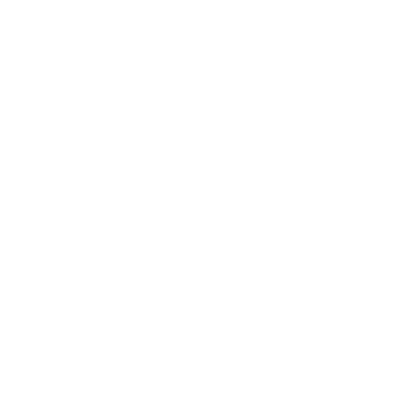
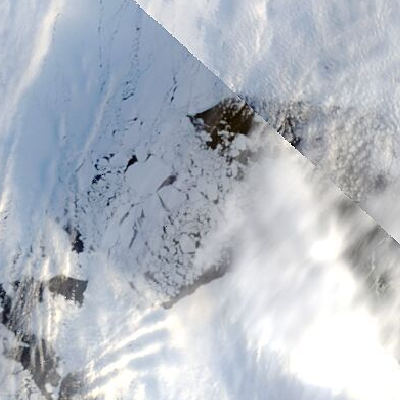
Comparing the layer stacks of the two 400x400 images. Changes:
added layer "Layer 2" above "Layer 1" over [0, 0, 400, 400]
added layer "Layer 1" above "Background" over [0, 0, 400, 400]
